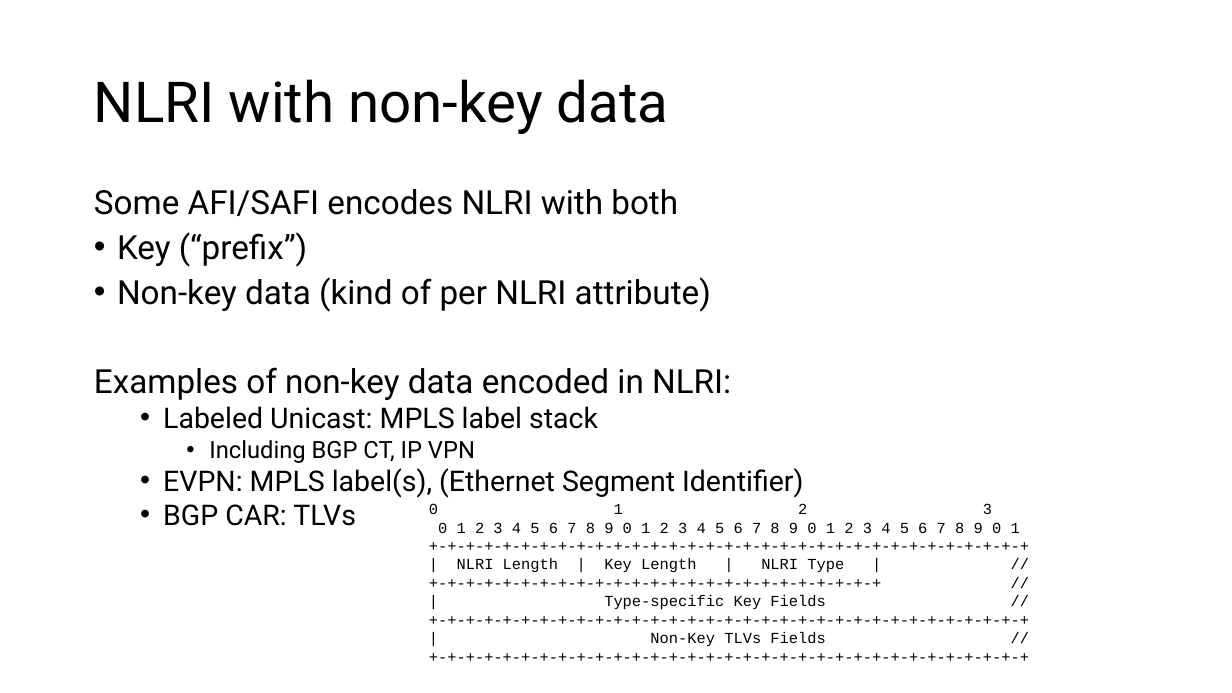
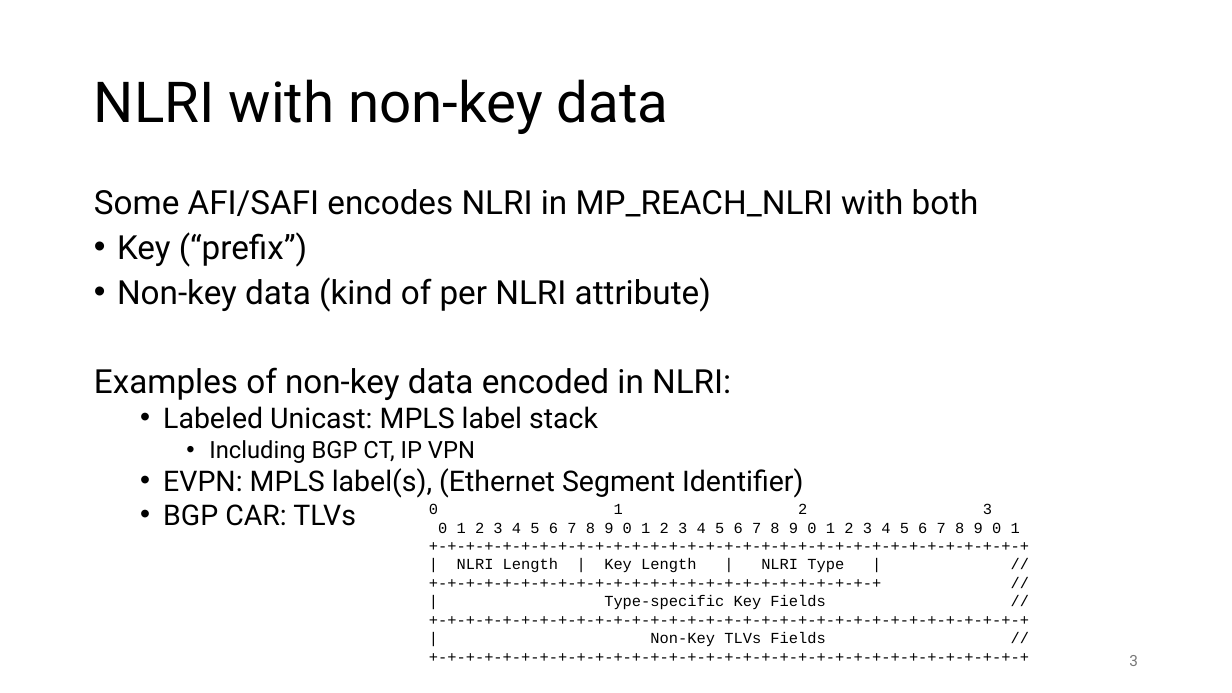
Before and after one commit to Bruno007/draft-decraene-idr-nlri-error-handling, a slide deck: slide 3 of idr-nlri-error-handling.pptx. Drawn at 1232x693 pixels with LibreOffice and Linux fonts; fonts in the diff are those of the drawing. Boxes give left, top, right and bottom in pixels: in the first picture for what was removed or moved away, otherwise in the second. Text is boxed around its words. In the diff, an @@ line names an element or a change of style, - is before the commit and + after.

Commit message:
PPT update: typo and minor

```diff
--- a/idr-nlri-error-handling.pptx
+++ b/idr-nlri-error-handling.pptx
@@ text at (94,189,979,217): text changed @@
-Some AFI/SAFI encodes NLRI with both
+Some AFI/SAFI encodes NLRI in MP_REACH_NLRI with both
@@ page number added at (1129,655,1138,666), 12 pt, text #797979 @@
+3
```
Also in this commit, not shown: 9 other slides changed.
